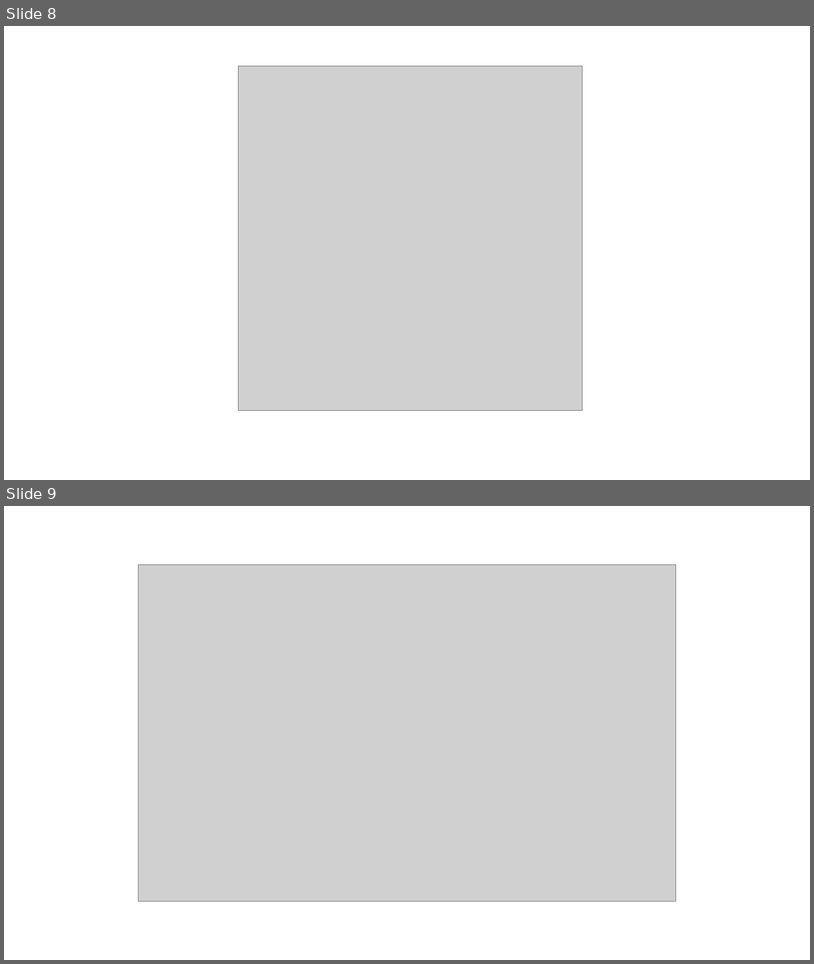
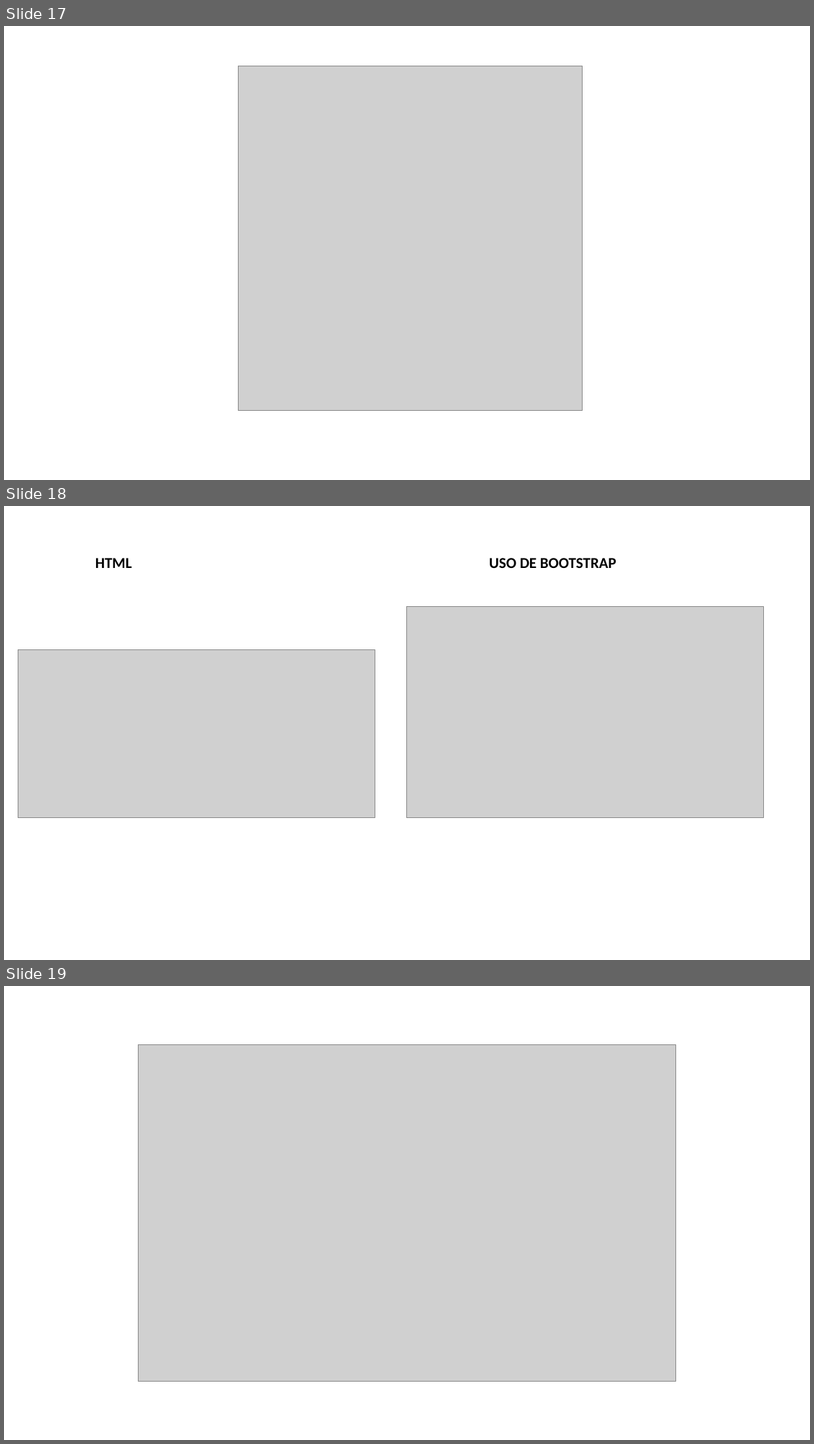
Before and after one commit to DavidLunaF/YoSoyTuCine, a slide deck: DOCUMENTACION PROYECTO/presentacion YSTC.pptx. Shown one above the other, each under a label of ours: slides 8 and 9 before the commit, slides 17, 18 and 19 after it. The pictures are 814x964 and 814x1444 pixels, drawn with LibreOffice and Linux fonts; fonts in the diff are those of the drawing; grey boxes stand for pictures. Boxes give left, top, right and bottom in pixels: in the first picture for what was removed or moved away, otherwise in the second. Text is boxed around its words. In the diff, an @@ line names an element or a change of style, - is before the commit and + after.

```diff
--- a/DOCUMENTACION PROYECTO/presentacion YSTC.pptx
+++ b/DOCUMENTACION PROYECTO/presentacion YSTC.pptx
@@ slide 18 added at (4, 506, 810, 960), background #FFFFFF @@
@@ text added at (95, 558, 132, 568), 18 pt, text #000000, bold @@
+HTML
@@ text added at (489, 558, 617, 568), 18 pt, text #000000, bold @@
+USO DE BOOTSTRAP
@@ picture added at (407, 606, 764, 818) @@
@@ picture added at (18, 649, 376, 817) @@
@@ what was slide 8 is now slide 17 @@
@@ what was slide 9 is now slide 19 @@
```
Also in this commit, not shown: 1 slide changed, 18 other slides added, 2 other files.
